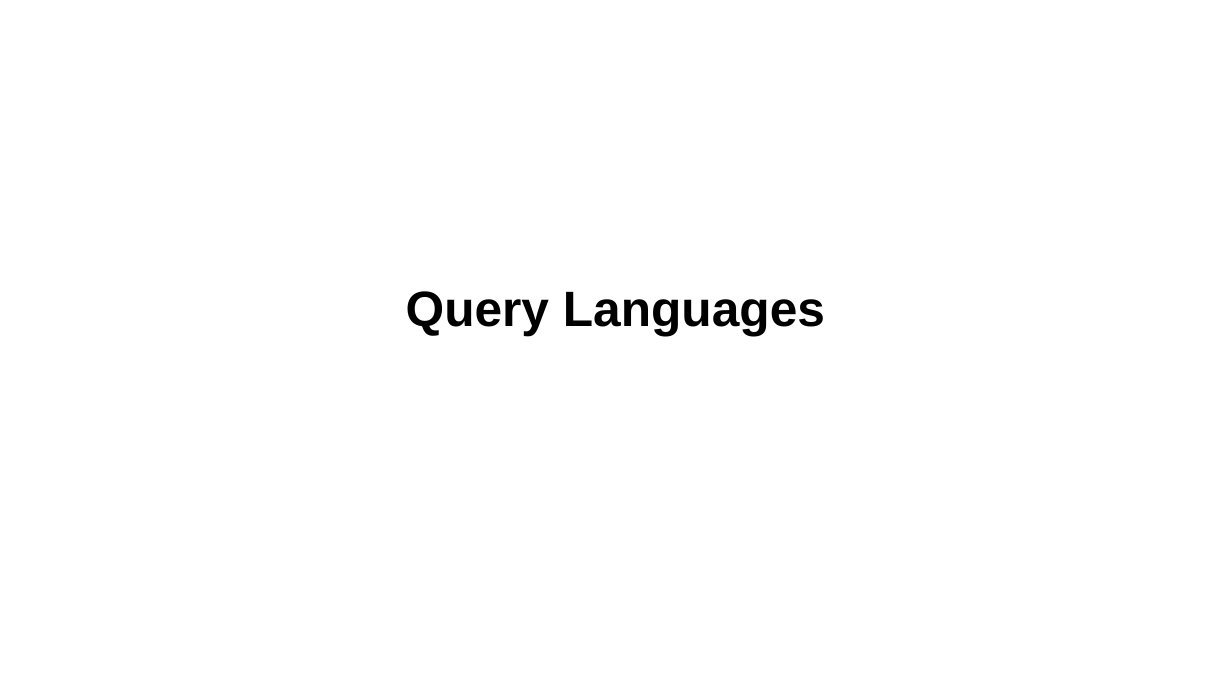
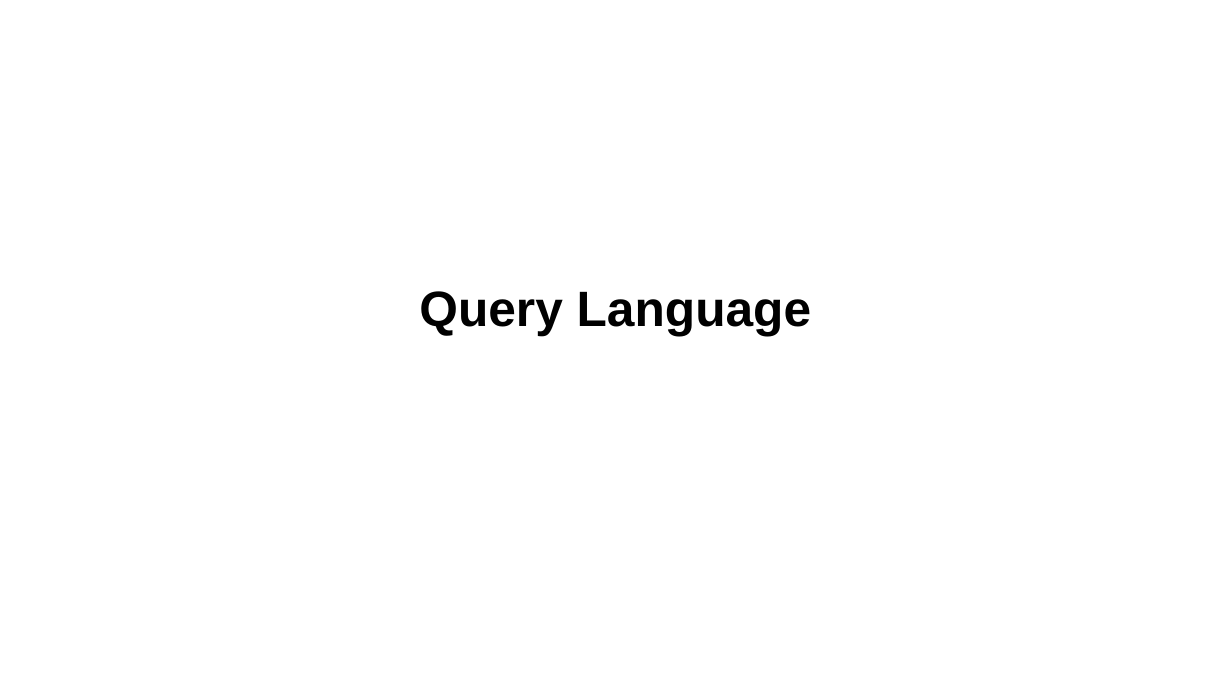
Before and after one commit to skrabbenborg/nosql-talk, a slide deck: slide 32 of presentation/presentation.pptx. Drawn at 1232x693 pixels with LibreOffice and Linux fonts; fonts in the diff are those of the drawing; background and template pictures are left out. Boxes give left, top, right and bottom in pixels: in the first picture for what was removed or moved away, otherwise in the second. Text is boxed around its words. In the diff, an @@ line names an element or a change of style, - is before the commit and + after.

```diff
--- a/presentation/presentation.pptx
+++ b/presentation/presentation.pptx
@@ text at [419, 291, 812, 336]: text changed @@
-Query Languages
+Query Language
```
Also in this commit, not shown: 3 other slides changed, 6 slides added, 6 slides removed, 4 other files.
